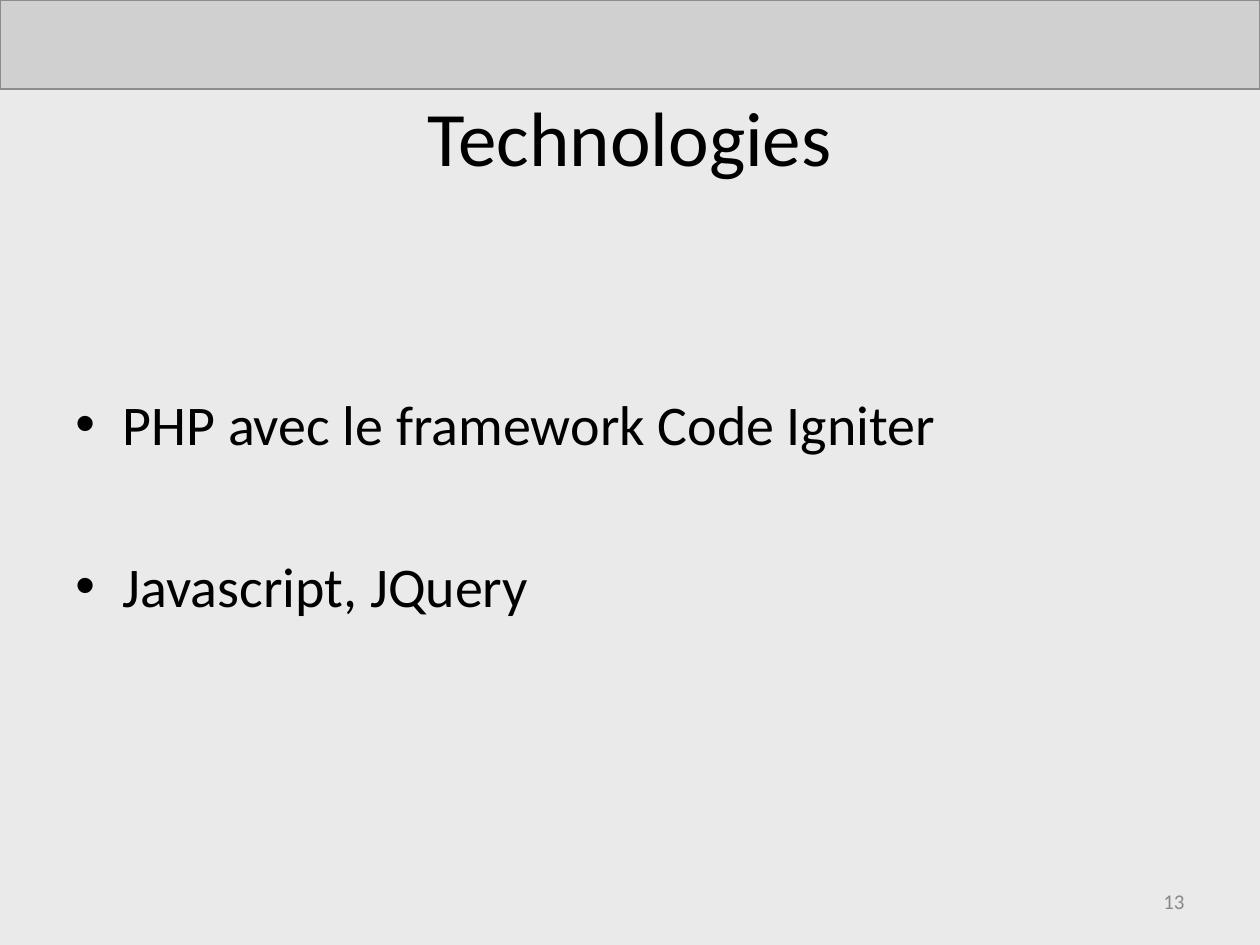
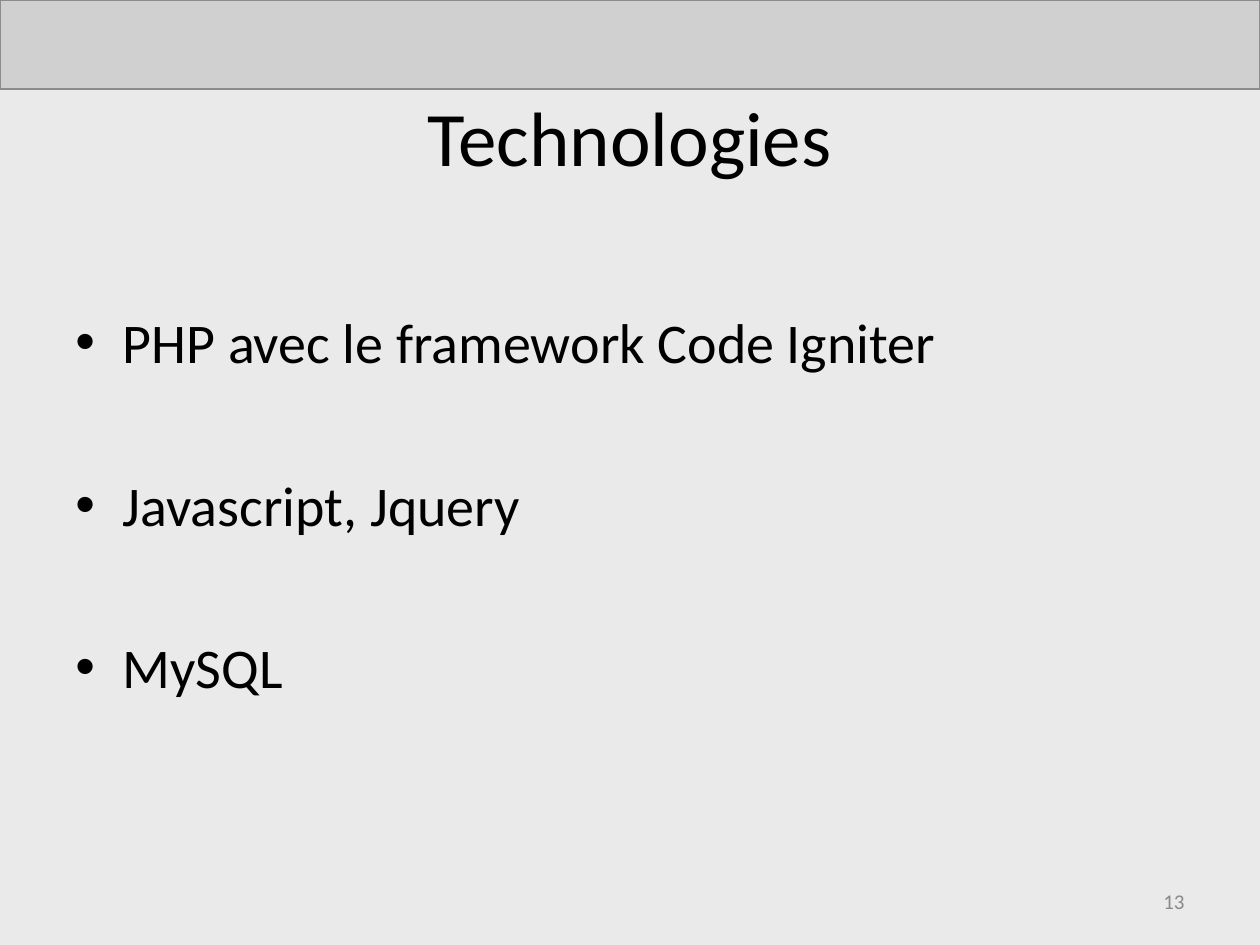
Before and after one commit to AdrienLombard/SimplePass, a slide deck: slide 13 of source/Projet Courchevel - Bilan intermédiaire - Version Adrien.ppt. Drawn at 1260x945 pixels with LibreOffice and Linux fonts; fonts in the diff are those of the drawing; grey boxes stand for pictures. Boxes give left, top, right and bottom in pixels: in the first picture for what was removed or moved away, otherwise in the second. Text is boxed around its words. In the diff, an @@ line names an element or a change of style, - is before the commit and + after.

```diff
--- a/source/Projet Courchevel - Bilan intermédiaire - Version Adrien.ppt
+++ b/source/Projet Courchevel - Bilan intermédiaire - Version Adrien.ppt
@@ text at (x1=123, y1=487, x2=520, y2=697): text changed @@
-• Javascript, JQuery
+• Javascript, Jquery
+• MySQL
```
Also in this commit, not shown: 3 other slides changed.
